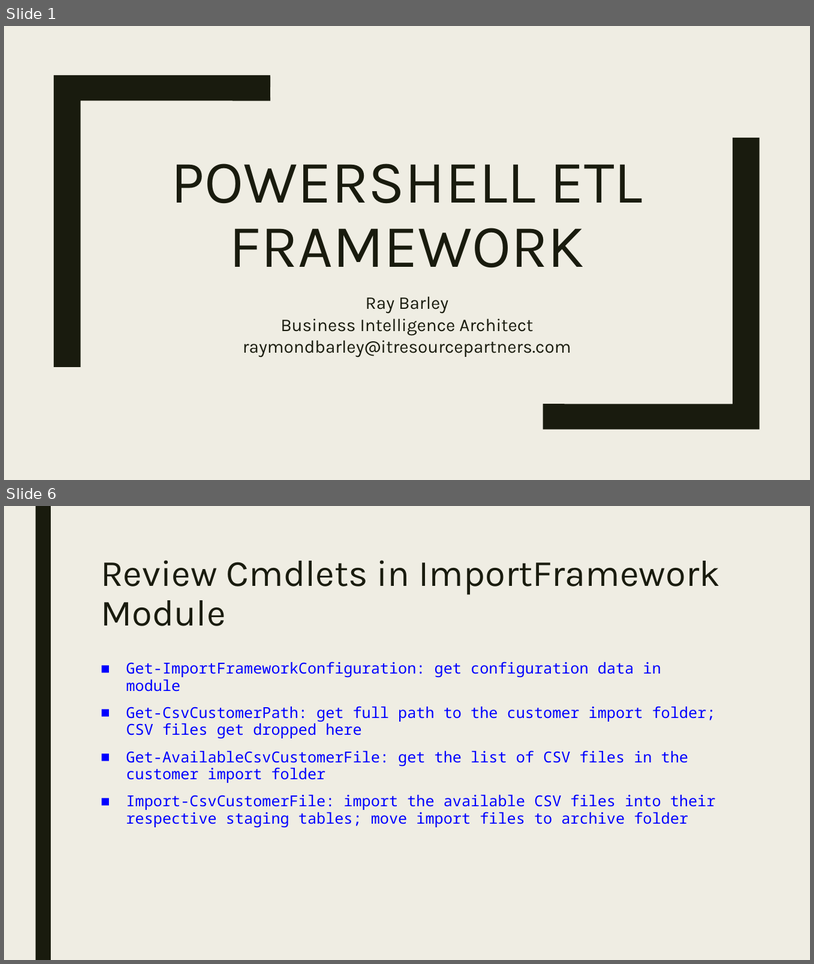
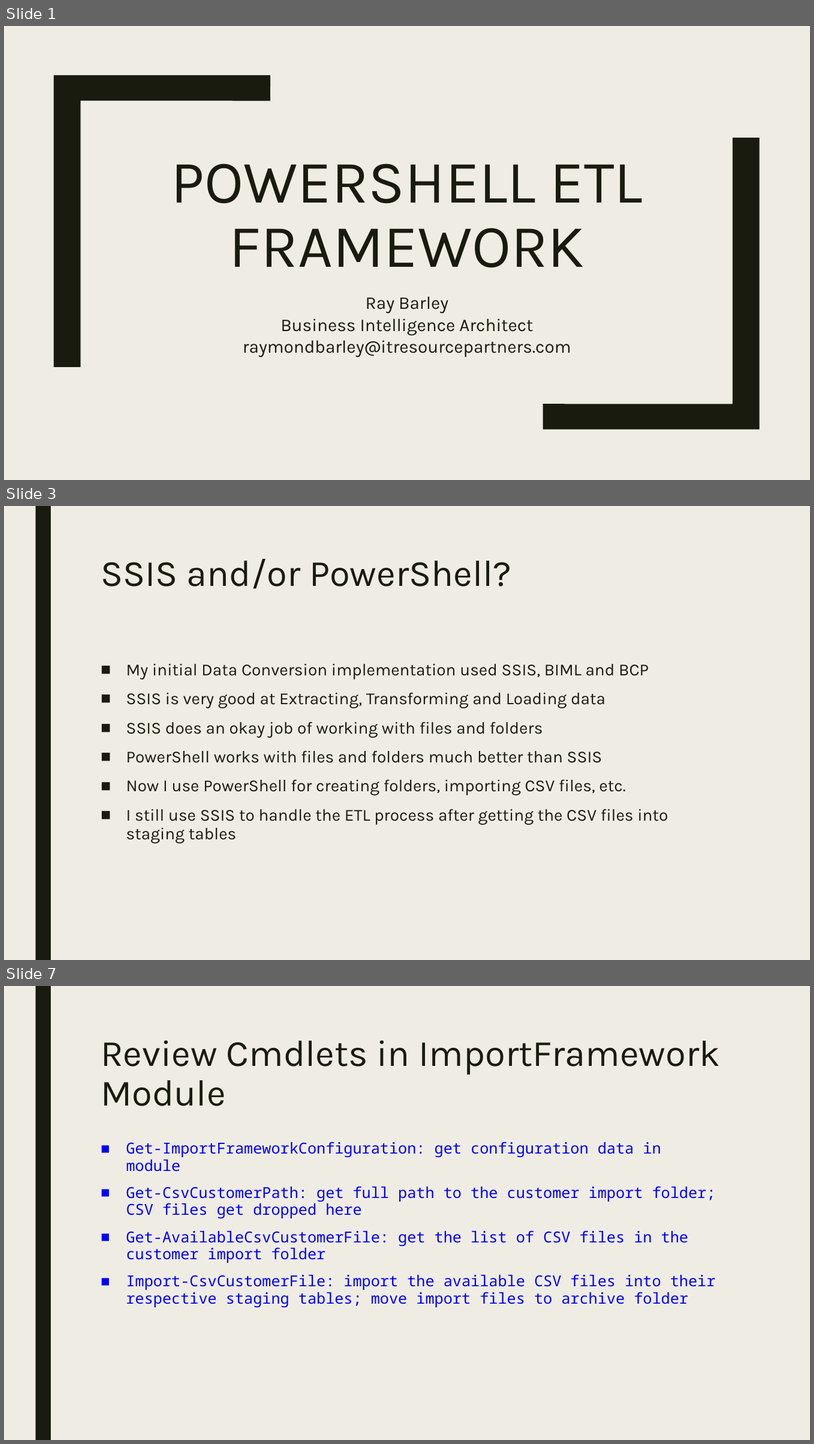
Before and after one commit to agent86ray/PowerShell-ETL-Framework, a slide deck: Powershell ETL framework.pptx. Shown one above the other, each under a label of ours: slides 1 and 6 before the commit, slides 1, 3 and 7 after it; the slides between them are not shown. The pictures are 814x964 and 814x1444 pixels, drawn with LibreOffice and Linux fonts; fonts in the diff are those of the drawing. Boxes give left, top, right and bottom in pixels: in the first picture for what was removed or moved away, otherwise in the second. Text is boxed around its words. In the diff, an @@ line names an element or a change of style, - is before the commit and + after.

```diff
--- a/Powershell ETL framework.pptx
+++ b/Powershell ETL framework.pptx
@@ slide 3 added at (4, 506, 810, 960), background #EFEDE3; not listed: 1 template element that a slide beside it also shows @@
@@ title added at (101, 559, 512, 589), 44 pt, text #191B0E @@
+SSIS and/or PowerShell?
@@ text added at (126, 663, 668, 843), 20 pt, text #191B0E @@
+■ My initial Data Conversion implementation used SSIS, BIML and BCP
+■ SSIS is very good at Extracting, Transforming and Loading data
+■ SSIS does an okay job of working with files and folders
+■ PowerShell works with files and folders much better than SSIS
+■ Now I use PowerShell for creating folders, importing CSV files, etc.
+■ I still use SSIS to handle the ETL process after getting the CSV files into staging tables
@@ what was slide 6 is now slide 7 @@
```
Also in this commit, not shown: 4 slides changed, 1 other slide added, 1 slide removed.
